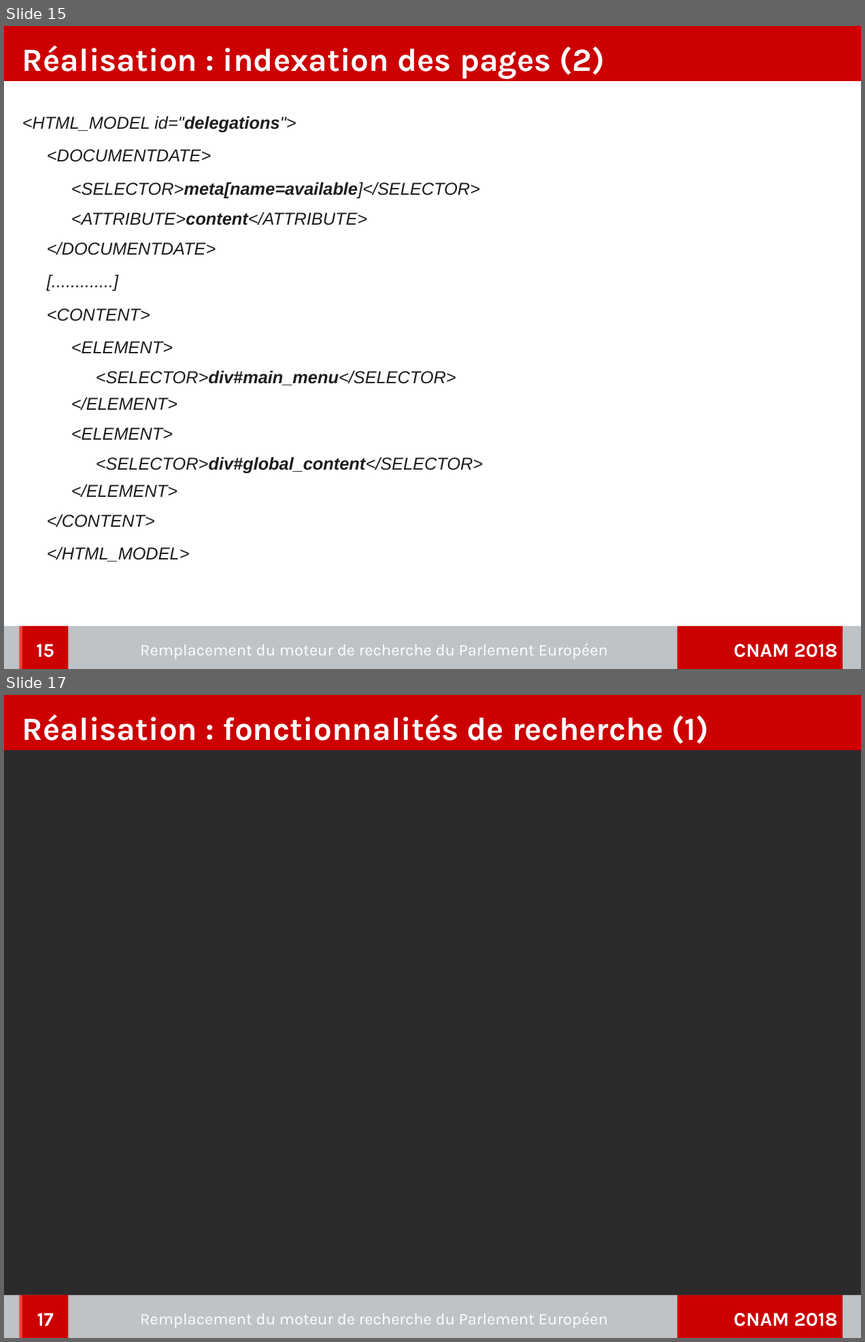
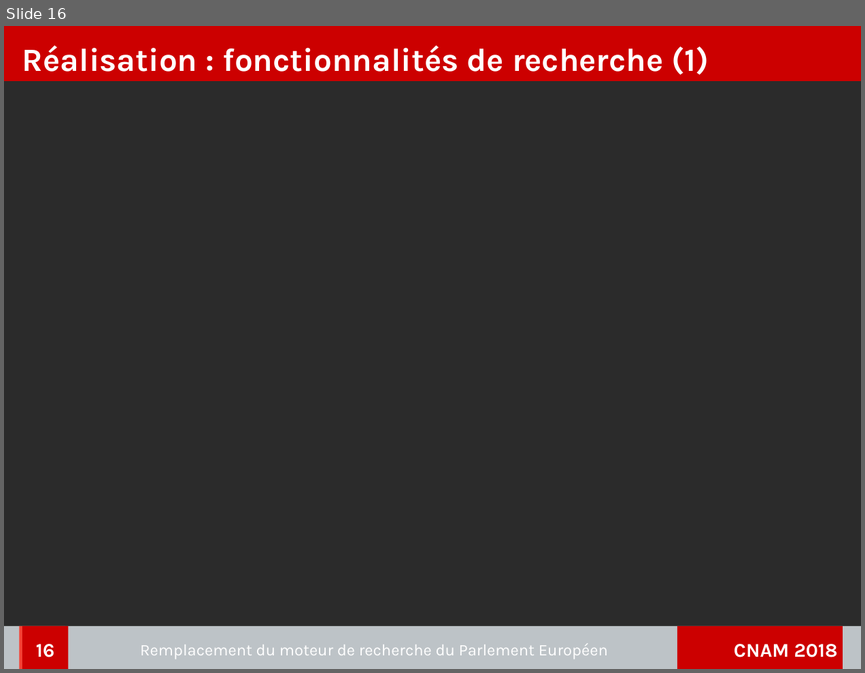
Before and after one commit to charleshuber/4tfront, a slide deck: memoire/presentation/memoire_presentation.odp. Shown one above the other, each under a label of ours: slides 15 and 17 before the commit, slide 16 after it; the slides between them are not shown. The pictures are 865x1342 and 865x673 pixels, drawn with LibreOffice and Linux fonts; fonts in the diff are those of the drawing; background and template pictures are left out; a plain dark background stands for a picture behind light text. Boxes give left, top, right and bottom in pixels: in the first picture for what was removed or moved away, otherwise in the second. Text is boxed around its words. In the diff, an @@ line names an element or a change of style, - is before the commit and + after.

```diff
--- a/memoire/presentation/memoire_presentation.odp
+++ b/memoire/presentation/memoire_presentation.odp
@@ slide 15 removed at <box>4,26,861,669</box>, background picture (left out); not listed: 4 template elements that a slide beside it also shows @@
@@ title removed at <box>22,45,605,79</box> @@
-Réalisation : indexation des pages (2)
@@ text removed at <box>22,116,483,561</box> @@
-<HTML_MODEL id="delegations">
-  <DOCUMENTDATE>
-    <SELECTOR>meta[name=available]</SELECTOR>
-    <ATTRIBUTE>content</ATTRIBUTE>
-  </DOCUMENTDATE>
-  [.............]
-  <CONTENT>
-    <ELEMENT>
-      <SELECTOR>div#main_menu</SELECTOR>
-    </ELEMENT>
-    <ELEMENT>
-      <SELECTOR>div#global_content</SELECTOR>
-    </ELEMENT>
-  </CONTENT>
-</HTML_MODEL>
@@ page number removed at <box>22,626,69,669</box> @@
-15
@@ text removed at <box>140,643,608,658</box> @@
-Remplacement du moteur de recherche du Parlement Européen
@@ what was slide 17 is now slide 16 @@
@@ page number at <box>36,643,55,657</box>: text changed @@
-17
+16
```
Also in this commit, not shown: 6 slides changed, 1 other file.
